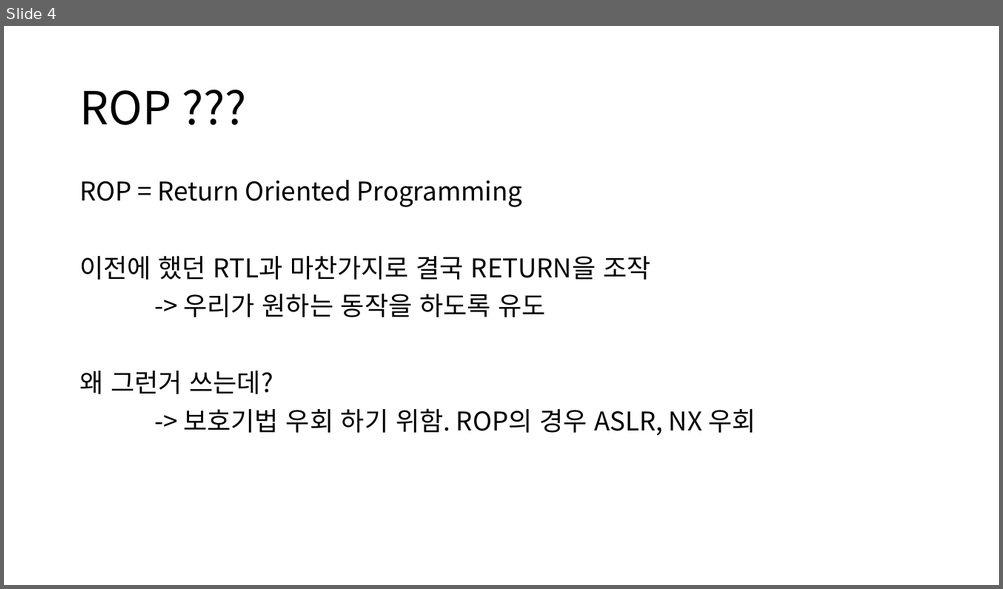
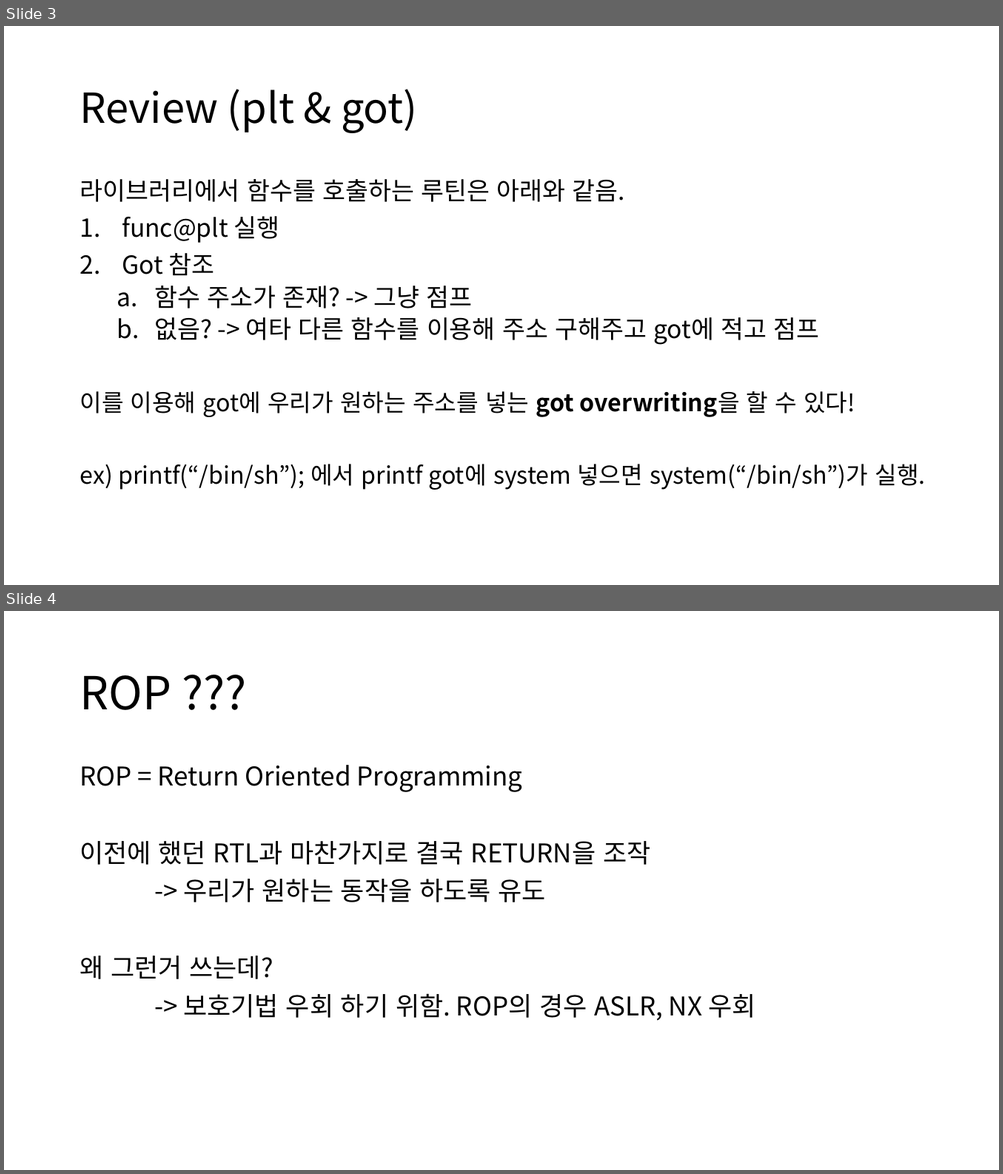
Before and after one commit to more-kohii/Cykor_seminar, a slide deck: ROP_FSB.pptx. Shown one above the other, each under a label of ours: slide 4 before the commit, slides 3 and 4 after it. The pictures are 1003x589 and 1003x1174 pixels, drawn with LibreOffice and Linux fonts; fonts in the diff are those of the drawing. Boxes give left, top, right and bottom in pixels: in the first picture for what was removed or moved away, otherwise in the second. Text is boxed around its words. In the diff, an @@ line names an element or a change of style, - is before the commit and + after.

```diff
--- a/ROP_FSB.pptx
+++ b/ROP_FSB.pptx
@@ slide 3 added at <box>4,26,999,585</box>, background #FFFFFF @@
@@ title added at <box>79,89,418,133</box>, 40 pt, text #000000 @@
+Review (plt & got)
@@ text added at <box>79,179,925,490</box>, 23 pt, text #000000 @@
+라이브러리에서 함수를 호출하는 루틴은 아래와 같음.
+1. func@plt 실행
+2. Got 참조
+  a. 함수 주소가 존재? -> 그냥 점프
+  b. 없음? -> 여타 다른 함수를 이용해 주소 구해주고 got에 적고 점프
+이를 이용해 got에 우리가 원하는 주소를 넣는 got overwriting을 할 수 있다!
+ex) printf(“/bin/sh”); 에서 printf got에 system 넣으면 system(“/bin/sh”)가 실행.
```
Also in this commit, not shown: 2 slides changed, 21 other slides added, 2 slides removed.
